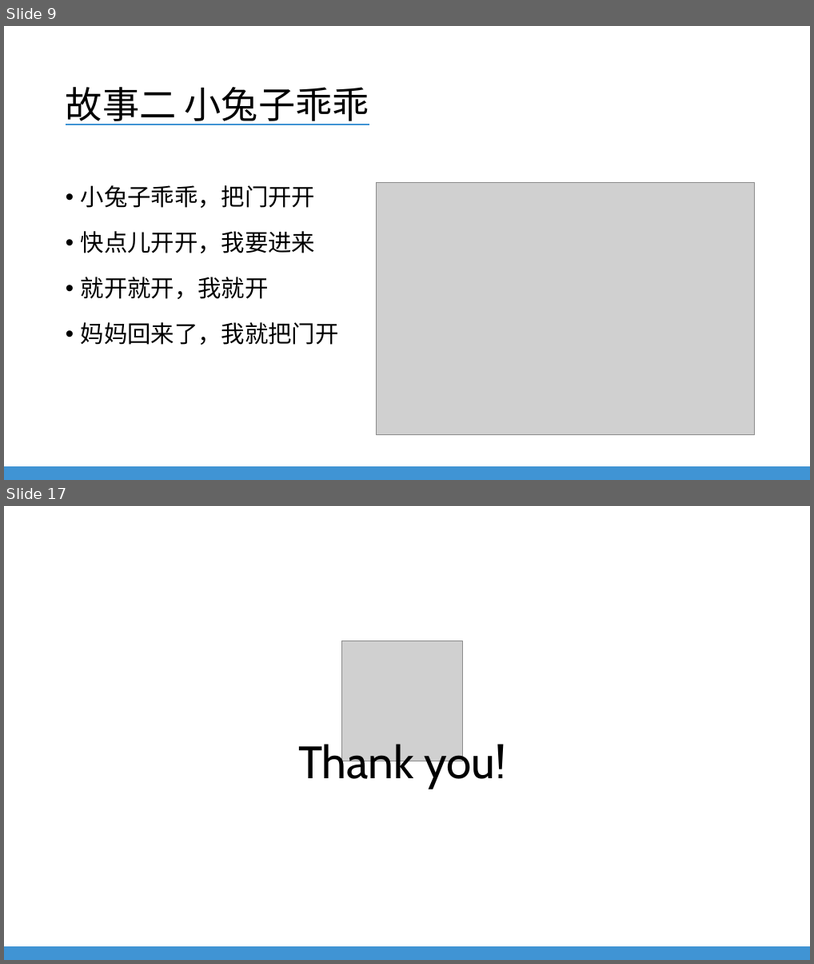
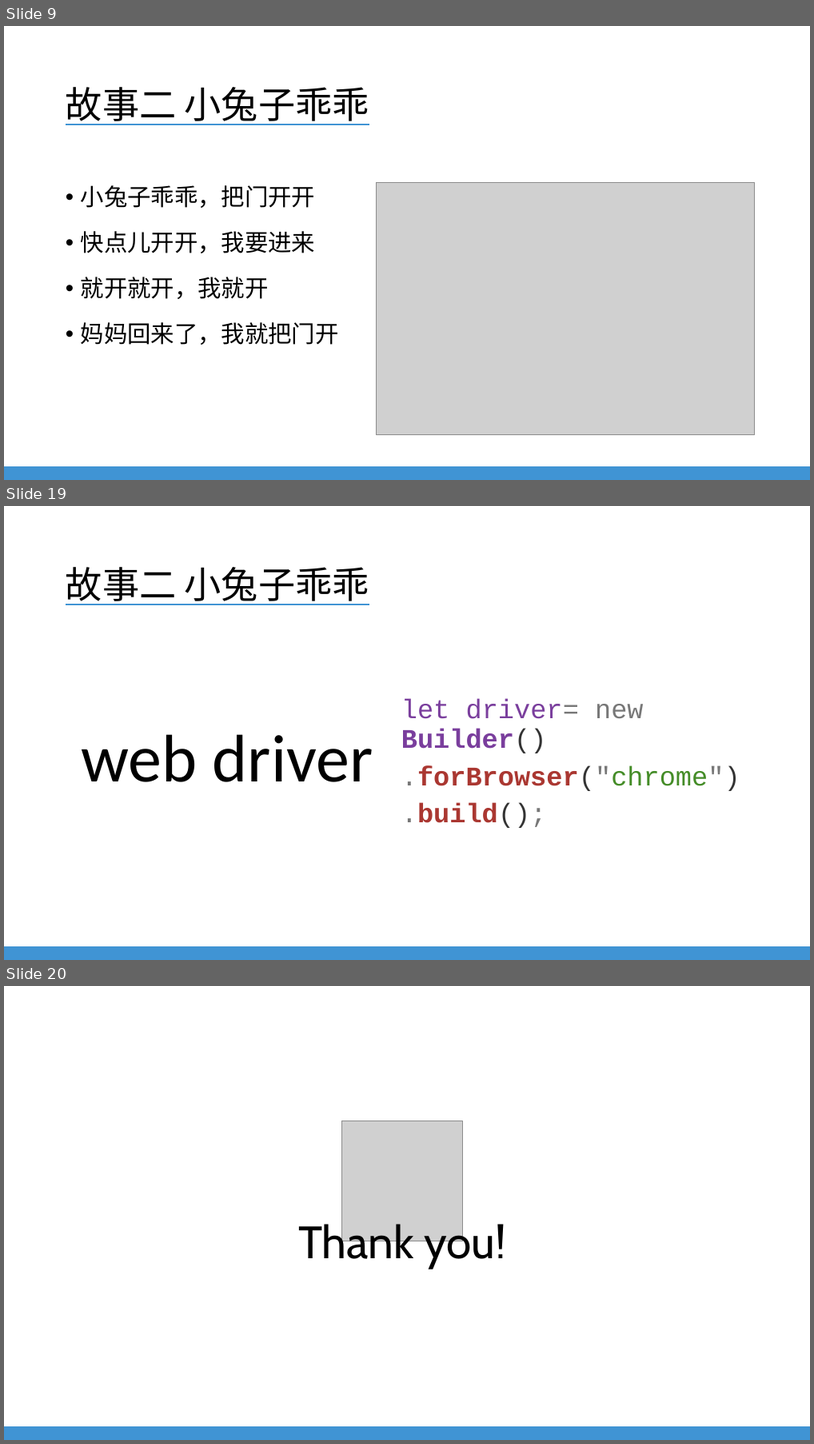
Before and after one commit to EverDoc/NLU, a slide deck: NLU Training - Javascript For QA.pptx. Shown one above the other, each under a label of ours: slides 9 and 17 before the commit, slides 9, 19 and 20 after it; the slides between them are not shown. The pictures are 814x964 and 814x1444 pixels, drawn with LibreOffice and Linux fonts; fonts in the diff are those of the drawing; grey boxes stand for pictures; background and template pictures are left out. Boxes give left, top, right and bottom in pixels: in the first picture for what was removed or moved away, otherwise in the second. Text is boxed around its words. In the diff, an @@ line names an element or a change of style, - is before the commit and + after.

```diff
--- a/NLU Training - Javascript For QA.pptx
+++ b/NLU Training - Javascript For QA.pptx
@@ slide 19 added at (x1=4, y1=506, x2=810, y2=960), background #FFFFFF; not listed: 1 template element that a slide beside it also shows @@
@@ title added at (x1=66, y1=567, x2=370, y2=605), 44 pt, text #000000, underline @@
+故事二 小兔子乖乖
@@ text added at (x1=402, y1=699, x2=741, y2=828), 32 pt, text #7A3E9D @@
+let driver= new Builder()
+.forBrowser("chrome")
+.build();
@@ text added at (x1=82, y1=734, x2=374, y2=782), 80 pt, text #000000 @@
+web driver
@@ what was slide 17 is now slide 20 @@
```
Also in this commit, not shown: 9 other slides added, 7 slides removed.
